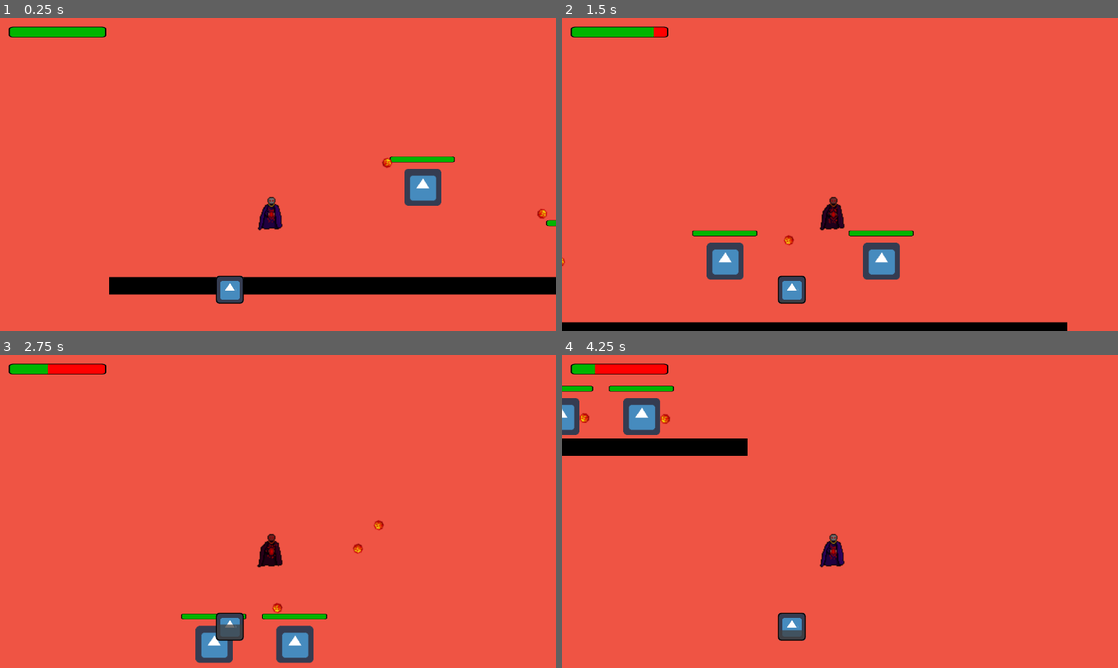
Above: before the commit, frames 1-4 (two rows, left to right).
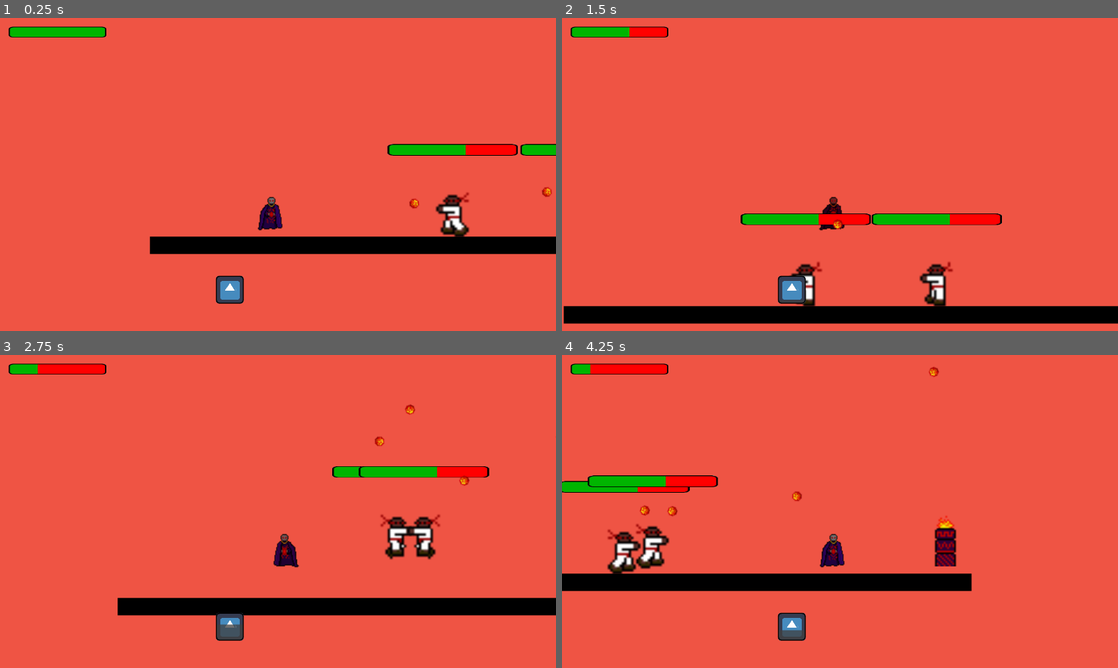
Above: after the commit, the same moments.

Repository: jsievert73/Final-Project-MSCH-220
Game: Godot game, scene res://Scene/TestFloor.tscn
Two runs of this game, one before a commit and one after it. Both use one fixed random seed, a clock stepped at 60 frames per second and the inputs below. This scene is started directly instead of the project's main scene. The engine's default icon, where the game draws it, is replaced by a stand-in: a white triangle on a blue panel in a dark square.
Inputs (mouse positions are in pixels of both pictures, inside the frame that each line leads up to):
- Up to frame 1 (0.25 s): no input
- Up to frame 2 (1.5 s): move the mouse to (962, 158) at 0.52 s; hold Right (ui_right) from 0.53 s (still down); click (962, 158) at 0.6 s; tap Up (ui_up) at 0.77 s; move the mouse to (728, 190) at 1.27 s; click (728, 190) at 1.35 s
- Up to frame 3 (2.75 s): tap Up (ui_up) at 1.52 s; move the mouse to (333, 442) at 2.02 s; release Right (ui_right) at 2.03 s; hold Left (ui_left) from 2.03 s (still down); tap Space (heal) at 2.1 s; click (333, 442) at 2.3 s
- Up to frame 4 (4.25 s): move the mouse to (812, 574) at 2.77 s; release Left (ui_left) at 2.78 s; hold Right (ui_right) from 2.78 s (still down); click (812, 574) at 2.85 s; tap Up (ui_up) at 3.02, 3.77 s; move the mouse to (1006, 558) at 3.52 s; click (1006, 558) at 3.6 s

The runs differ from the first frame. In frame 1, 12% of the frame differs, in the area x 19-100%, y 40-89%; in frame 2, 12%, in the area x 0-100%, y 2-100%; in frame 3, 9.1%; in frame 4, 11%.

Commit message:
update

Diff:
--- a/Godot/Player.gd
+++ b/Godot/Player.gd
@@ -38,8 +38,10 @@
 
     if Input.is_action_pressed("ui_left"):
         velocity.x = -WALK_SPEED
+        $Sprite.flip_h = true
     elif Input.is_action_pressed("ui_right"):
         velocity.x =  WALK_SPEED
+        $Sprite.flip_h = false
     else:
         velocity.x = 0
     if Input.is_action_just_pressed("ui_up"):
--- a/Godot/Scene/EFireBall.tscn
+++ b/Godot/Scene/EFireBall.tscn
@@ -18,7 +18,6 @@
 scale = Vector2( 2, 2 )
 frames = ExtResource( 2 )
 animation = "Shoot"
-frame = 1
 playing = true
 
 [node name="CollisionShape2D" type="CollisionShape2D" parent="."]
--- a/Godot/Scene/Enemy.gd
+++ b/Godot/Scene/Enemy.gd
@@ -12,7 +12,7 @@
 var target_player_dist = 10
 var eye_reach = 90
 var vision = 600
-var life=100
+var life=60
 
 var timer=null
 var bullet_delay=2
@@ -25,9 +25,10 @@
 var trauma_color=Color(1,0,0)
 
 func _ready():
+
 	set_process(true)
 	_normal_color= Color(1,1,1)		#color change
-	$Sprite/life.value=life
+	$AnimatedSprite/life.value=life
 	timer=Timer.new()
 	timer.set_one_shot(true)
 	timer.set_wait_time(bullet_delay)
@@ -60,6 +61,10 @@
 				return true
 	return false
 func _process(delta):
+	if dir == 1:
+		$AnimatedSprite.flip_h = false
+	else:
+		$AnimatedSprite.flip_h = true
 	if life==0:
 		self.queue_free()
 	if Player.position.x < position.x - target_player_dist and sees_player():
@@ -94,13 +99,13 @@
 	if _color>0:
 		_decay_color(delta)
 		_apply_color()
-	if _color ==0 and $Sprite.modulate != _normal_color:
-		$Sprite.modulate=_normal_color
+	if _color ==0 and $AnimatedSprite.modulate != _normal_color:
+		$AnimatedSprite.modulate=_normal_color
 func add_color(amount):
 	_color =amount
 func _apply_color():
 	var a= min(1,_color)
-	$Sprite.modulate=_normal_color.linear_interpolate(trauma_color,a)
+	$AnimatedSprite.modulate=_normal_color.linear_interpolate(trauma_color,a)
 func _decay_color(delta):
 	var change=_color_decay*delta
 	_color=max(_color-change,0)
@@ -115,6 +120,6 @@
 		vel.y=-350
 		vel=move_and_slide(vel,Vector2(0,-1))
 		life-=20
-		$Sprite/life.value=life
+		$AnimatedSprite/life.value=life
 	if body.is_in_group("Player"):
 		body.Hit()
--- a/Godot/Scene/Enemy.tscn
+++ b/Godot/Scene/Enemy.tscn
@@ -1,42 +1,65 @@
-[gd_scene load_steps=8 format=2]
+[gd_scene load_steps=16 format=2]
 
 [ext_resource path="res://Scene/Enemy.gd" type="Script" id=1]
-[ext_resource path="res://icon.png" type="Texture" id=2]
-[ext_resource path="res://texture/redbar.png" type="Texture" id=3]
-[ext_resource path="res://texture/outline.png" type="Texture" id=4]
-[ext_resource path="res://texture/greenbar.png" type="Texture" id=5]
+[ext_resource path="res://Assets/Sprites/tile000.png" type="Texture" id=2]
+[ext_resource path="res://Assets/Sprites/tile001.png" type="Texture" id=3]
+[ext_resource path="res://Assets/Sprites/tile002.png" type="Texture" id=4]
+[ext_resource path="res://Assets/Sprites/tile003.png" type="Texture" id=5]
+[ext_resource path="res://Assets/Sprites/tile004.png" type="Texture" id=6]
+[ext_resource path="res://Assets/Sprites/tile005.png" type="Texture" id=7]
+[ext_resource path="res://Assets/Sprites/tile006.png" type="Texture" id=8]
+[ext_resource path="res://Assets/Sprites/tile007.png" type="Texture" id=9]
+[ext_resource path="res://texture/redbar.png" type="Texture" id=10]
+[ext_resource path="res://texture/outline.png" type="Texture" id=11]
+[ext_resource path="res://texture/greenbar.png" type="Texture" id=12]
+
+[sub_resource type="RectangleShape2D" id=1]
+extents = Vector2( 5.82367, 9.60437 )
 
 [sub_resource type="RectangleShape2D" id=2]
-extents = Vector2( 33.4461, 33.9739 )
+extents = Vector2( 5.68024, 8.74998 )
 
-[sub_resource type="RectangleShape2D" id=3]
-extents = Vector2( 32.1257, 32.6536 )
+[sub_resource type="SpriteFrames" id=3]
+animations = [ {
+"frames": [ ExtResource( 2 ), ExtResource( 3 ), ExtResource( 4 ), ExtResource( 5 ), ExtResource( 6 ), ExtResource( 7 ), ExtResource( 8 ), ExtResource( 9 ) ],
+"loop": true,
+"name": "walk",
+"speed": 12.0
+} ]
 
 [node name="Enemy" type="KinematicBody2D" groups=[
 "Enemy",
 ]]
-position = Vector2( 420.356, 236.705 )
+position = Vector2( 468.929, 260.125 )
+scale = Vector2( 4, 4 )
 collision_layer = 3
 script = ExtResource( 1 )
-
-[node name="Sprite" type="Sprite" parent="."]
-texture = ExtResource( 2 )
-
-[node name="life" type="TextureProgress" parent="Sprite"]
-margin_left = -57.2227
-margin_top = -52.6986
-margin_right = 167.777
-margin_bottom = -2.69858
-rect_scale = Vector2( 0.5, 0.2 )
-texture_under = ExtResource( 3 )
-texture_over = ExtResource( 4 )
-texture_progress = ExtResource( 5 )
 
 [node name="HitBox" type="Area2D" parent="."]
 
 [node name="body" type="CollisionShape2D" parent="HitBox"]
+shape = SubResource( 1 )
+
+[node name="CollisionShape2D" type="CollisionShape2D" parent="."]
 shape = SubResource( 2 )
 
-[node name="CollisionShape2D" type="CollisionShape2D" parent="."]
-shape = SubResource( 3 )
+[node name="AnimatedSprite" type="AnimatedSprite" parent="."]
+position = Vector2( 0.56958, -3.98709 )
+frames = SubResource( 3 )
+animation = "walk"
+frame = 3
+playing = true
+
+[node name="life" type="TextureProgress" parent="AnimatedSprite"]
+margin_left = -28.3472
+margin_top = -26.2615
+margin_right = 196.653
+margin_bottom = 23.7385
+rect_scale = Vector2( 0.25, 0.1 )
+texture_under = ExtResource( 10 )
+texture_over = ExtResource( 11 )
+texture_progress = ExtResource( 12 )
+__meta__ = {
+"_edit_group_": true
+}
 [connection signal="body_entered" from="HitBox" to="." method="_on_HitBox_body_entered"]
--- /dev/null
+++ b/Godot/Scene/Enemy1.tscn
@@ -0,0 +1,50 @@
+[gd_scene load_steps=8 format=2]
+
+[ext_resource path="res://Scene/Enemy.gd" type="Script" id=1]
+[ext_resource path="res://texture/redbar.png" type="Texture" id=2]
+[ext_resource path="res://texture/outline.png" type="Texture" id=3]
+[ext_resource path="res://texture/greenbar.png" type="Texture" id=4]
+
+[sub_resource type="SpriteFrames" id=1]
+animations = [ {
+"frames": [  ],
+"loop": true,
+"name": "default",
+"speed": 5.0
+} ]
+
+[sub_resource type="RectangleShape2D" id=2]
+extents = Vector2( 33.4461, 33.9739 )
+
+[sub_resource type="RectangleShape2D" id=3]
+extents = Vector2( 32.1257, 32.6536 )
+
+[node name="Enemy" type="KinematicBody2D" groups=[
+"Enemy",
+]]
+position = Vector2( 420.356, 236.705 )
+collision_layer = 3
+script = ExtResource( 1 )
+
+[node name="Sprite" type="AnimatedSprite" parent="."]
+frames = SubResource( 1 )
+animation = "New Anim"
+
+[node name="life" type="TextureProgress" parent="Sprite"]
+margin_left = -57.2227
+margin_top = -52.6986
+margin_right = 167.777
+margin_bottom = -2.69858
+rect_scale = Vector2( 0.5, 0.2 )
+texture_under = ExtResource( 2 )
+texture_over = ExtResource( 3 )
+texture_progress = ExtResource( 4 )
+
+[node name="HitBox" type="Area2D" parent="."]
+
+[node name="body" type="CollisionShape2D" parent="HitBox"]
+shape = SubResource( 2 )
+
+[node name="CollisionShape2D" type="CollisionShape2D" parent="."]
+shape = SubResource( 3 )
+[connection signal="body_entered" from="HitBox" to="." method="_on_HitBox_body_entered"]
--- a/Godot/Scene/Player.tscn
+++ b/Godot/Scene/Player.tscn
@@ -26,6 +26,7 @@
 [node name="Sprite" type="AnimatedSprite" parent="."]
 scale = Vector2( 1.5, 1.5 )
 frames = ExtResource( 2 )
+frame = 1
 playing = true
 
 [node name="CollisionShape2D" type="CollisionShape2D" parent="."]
--- a/Godot/Scene/TestFloor.tscn
+++ b/Godot/Scene/TestFloor.tscn
@@ -1,7 +1,8 @@
-[gd_scene load_steps=5 format=2]
+[gd_scene load_steps=6 format=2]
 
 [ext_resource path="res://Scene/Player.tscn" type="PackedScene" id=1]
 [ext_resource path="res://Scene/Enemy.tscn" type="PackedScene" id=2]
+[ext_resource path="res://Scenes/Goal.tscn" type="PackedScene" id=3]
 
 [sub_resource type="RectangleShape2D" id=1]
 extents = Vector2( 530, 20 )
@@ -19,10 +20,14 @@
 texture = SubResource( 2 )
 
 [node name="Player" parent="." instance=ExtResource( 1 )]
-position = Vector2( -220, -160 )
+position = Vector2( -290.914, -45.8726 )
 
 [node name="Enemy" parent="." instance=ExtResource( 2 )]
-position = Vector2( 30, -230 )
+position = Vector2( 8.02859, -79.1833 )
 
 [node name="Enemy2" parent="." instance=ExtResource( 2 )]
-position = Vector2( 300, -120 )
+position = Vector2( 237.096, -98.8203 )
+
+[node name="Goal" parent="." instance=ExtResource( 3 )]
+position = Vector2( 466.639, -76.0135 )
+next_scene = "res://Scenes/Title Screen.tscn"
--- a/Godot/Scene/fireball.tscn
+++ b/Godot/Scene/fireball.tscn
@@ -18,7 +18,6 @@
 scale = Vector2( 2, 2 )
 frames = ExtResource( 2 )
 animation = "Shoot"
-frame = 1
 playing = true
 
 [node name="CollisionShape2D" type="CollisionShape2D" parent="."]
--- a/Godot/Scenes/Credits.tscn
+++ b/Godot/Scenes/Credits.tscn
@@ -25,13 +25,17 @@
 text = "Back to Title Screen"
 
 [node name="Label" type="Label" parent="."]
-margin_right = 40.0
-margin_bottom = 14.0
+margin_right = 1161.0
+margin_bottom = 458.0
 custom_fonts/font = SubResource( 2 )
-text = "***Insert Story Here ***
+text = "As the day of the apocalypse nears, the denizens of hell grow in excitement.
+One particular demon is chosen to go into the land of the mortals. Once there,
+they will wreak havoc upon the world and activate the five pentagram totems,
+opening the way for the rest of hell and beginning the apocalypse.
+Will humanity be able to stop HELL’S HERALD? Or will they all watch the world burn?
 
 Hell's Herald is a 2-D platformer created as a part of a game jam for MSCH-220 at Indiana University.
-Developer: Jacob Sievert
+Graphic Design: Jacob Sievert
 Developer: Omar Salinas
 Developer: Bryce Whitmer
 Developer: Jeremy Maldonado"
--- a/Godot/Scenes/FireBall.tscn
+++ b/Godot/Scenes/FireBall.tscn
@@ -1,7 +1,9 @@
+
 [gd_scene load_steps=4 format=2]
 
 [ext_resource path="res://Scripts/FireBall.gd" type="Script" id=1]
 [ext_resource path="res://Scenes/FireBall.tres" type="SpriteFrames" id=2]
+
 
 [sub_resource type="CircleShape2D" id=1]
 
@@ -10,10 +12,10 @@
 script = ExtResource( 1 )
 
 [node name="AnimatedSprite" type="AnimatedSprite" parent="."]
+
 frames = ExtResource( 2 )
 animation = "Shoot"
 frame = 1
-playing = true
 
 [node name="CollisionShape2D" type="CollisionShape2D" parent="."]
 shape = SubResource( 1 )
--- /dev/null
+++ b/Godot/Scenes/Goal.tscn
@@ -0,0 +1,32 @@
+[gd_scene load_steps=7 format=2]
+
+[ext_resource path="res://Scripts/Goal.gd" type="Script" id=1]
+[ext_resource path="res://Assets/LevelGoal1.png" type="Texture" id=2]
+[ext_resource path="res://Assets/LevelGoal2.png" type="Texture" id=3]
+[ext_resource path="res://Assets/LevelGoal3.png" type="Texture" id=4]
+
+[sub_resource type="SpriteFrames" id=2]
+animations = [ {
+"frames": [ ExtResource( 2 ), ExtResource( 3 ), ExtResource( 4 ) ],
+"loop": true,
+"name": "Goal",
+"speed": 8.0
+} ]
+
+[sub_resource type="RectangleShape2D" id=1]
+extents = Vector2( 6.5108, 14.6532 )
+
+[node name="Goal" type="Area2D"]
+script = ExtResource( 1 )
+
+[node name="AnimatedSprite" type="AnimatedSprite" parent="."]
+scale = Vector2( 3, 3 )
+frames = SubResource( 2 )
+animation = "Goal"
+frame = 1
+playing = true
+
+[node name="CollisionShape2D" type="CollisionShape2D" parent="."]
+position = Vector2( 0, 1.56994 )
+shape = SubResource( 1 )
+[connection signal="body_entered" from="." to="." method="_on_Goal_body_entered"]
--- a/Godot/Scenes/Title Screen.tscn
+++ b/Godot/Scenes/Title Screen.tscn
@@ -8,6 +8,9 @@
 [ext_resource path="res://Assets/Sprites/frame1.png" type="Texture" id=6]
 [ext_resource path="res://Assets/Sprites/frame2.png" type="Texture" id=7]
 [ext_resource path="res://Assets/Sprites/frame3.png" type="Texture" id=8]
+[ext_resource path="res://Assets/LevelGoal1.png" type="Texture" id=9]
+[ext_resource path="res://Assets/LevelGoal2.png" type="Texture" id=10]
+[ext_resource path="res://Assets/LevelGoal3.png" type="Texture" id=11]
 
 [sub_resource type="DynamicFont" id=1]
 size = 64
@@ -29,7 +32,15 @@
 "speed": 7.0
 } ]
 
-[sub_resource type="DynamicFont" id=5]
+[sub_resource type="SpriteFrames" id=5]
+animations = [ {
+"frames": [ ExtResource( 9 ), ExtResource( 10 ), ExtResource( 11 ) ],
+"loop": true,
+"name": "default",
+"speed": 8.0
+} ]
+
+[sub_resource type="DynamicFont" id=6]
 size = 24
 font_data = ExtResource( 2 )
 
@@ -83,7 +94,7 @@
 rect_min_size = Vector2( 360, 60 )
 flat = true
 script = ExtResource( 3 )
-scene_to_load = "res://Scenes/Level1.tscn"
+scene_to_load = "res://Scene/TestFloor.tscn"
 
 [node name="Label" type="Label" parent="Menu/CenterRow/Buttons/NewGame"]
 anchor_right = 1.0
@@ -95,6 +106,7 @@
 text = "New Game"
 
 [node name="Credits" type="Button" parent="Menu/CenterRow/Buttons"]
+editor/display_folded = true
 margin_top = 124.0
 margin_right = 518.0
 margin_bottom = 184.0
@@ -119,11 +131,18 @@
 size_flags_horizontal = 3
 size_flags_vertical = 3
 
-[node name="AnimatedSprite" type="AnimatedSprite" parent="Menu/CenterRow/CenterContainer"]
-position = Vector2( 205.5, 149 )
+[node name="Player" type="AnimatedSprite" parent="Menu/CenterRow/CenterContainer"]
+position = Vector2( 17.524, 260.465 )
 scale = Vector2( 3.82812, 3.3125 )
 frames = SubResource( 4 )
-frame = 1
+frame = 3
+playing = true
+
+[node name="Goal" type="AnimatedSprite" parent="Menu/CenterRow/CenterContainer"]
+position = Vector2( 449.128, 243.954 )
+scale = Vector2( 3, 3 )
+frames = SubResource( 5 )
+frame = 2
 playing = true
 
 [node name="Label" type="Label" parent="Menu"]
--- /dev/null
+++ b/Godot/Scripts/Enemy.gd
@@ -0,0 +1,21 @@
+extends KinematicBody2D
+
+const gravity = 20
+const speed = 30
+var velocity = Vector2()
+var direction = 1
+
+func _ready():
+	pass
+
+func _physics_process(delta):
+	velocity.x = speed * direction
+	velocity.y += gravity
+	$AnimatedSprite.play("walk")
+	velocity = move_and_slide(velocity, Vector2(0, -1))
+	if is_on_wall():
+		direction = direction * -1
+	if direction == 1:
+		$AnimatedSprite.flip_h = false
+	if direction == -1:
+		$AnimatedSprite.flip_h = true
--- /dev/null
+++ b/Godot/Scripts/Goal.gd
@@ -0,0 +1,10 @@
+extends Area2D
+
+export(String, FILE, "*.tscn") var next_scene
+
+func _ready():
+	$AnimatedSprite.play("Goal")
+
+func _on_Goal_body_entered(body):
+	if "Player" in body.name:
+		get_tree().change_scene(next_scene)
Binary file added: Godot/Assets/City Background.png
Not shown, added: Godot/Assets/City Background.png.import
Binary file added: Godot/Assets/Desert Background.png
Not shown, added: Godot/Assets/Desert Background.png.import
Binary file added: Godot/Assets/Forest Background.png
Not shown, added: Godot/Assets/Forest Background.png.import
Binary file added: Godot/Assets/Ice Background.png
Not shown, added: Godot/Assets/Ice Background.png.import
Binary file added: Godot/Assets/LevelGoal.png
Not shown, added: Godot/Assets/LevelGoal.png.import
Binary file added: Godot/Assets/LevelGoal1.png
Not shown, added: Godot/Assets/LevelGoal1.png.import
(and 27 more such lines)
